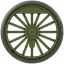
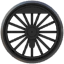
Comparing the layer stacks of the two 64 x 64 images. Changes:
added layer "Layer 2 copy" (multiply) above "Layer 2" over (2, 2, 62, 62)
hid "Layer 2" over (2, 2, 62, 62)
